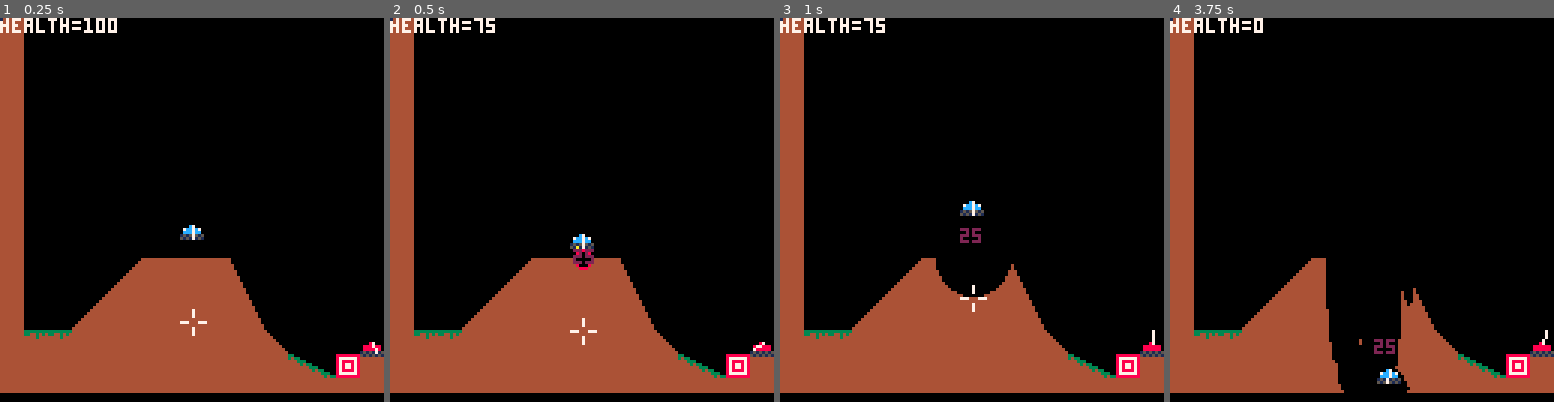
Above: before the commit, frames 1-4 (left to right).
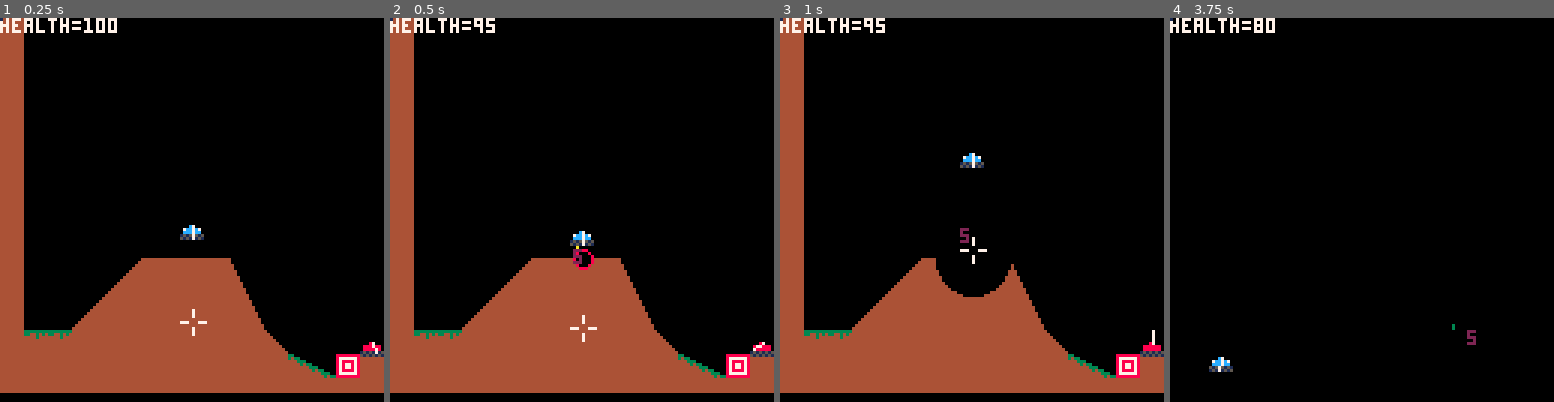
Above: after the commit, the same moments.

Repository: MarrMann/tanks.p8
Game: PICO-8 cartridge tanks.p8
Two runs of this game, one before a commit and one after it. Both use one fixed random seed, a clock stepped at 60 frames per second and the inputs below.
Inputs:
- Up to frame 1 (0.25 s): no input
- Up to frame 2 (0.5 s): tap X (X key) at 0.33 s
- Up to frame 3 (1 s): no input
- Up to frame 4 (3.75 s): tap X (X key) at 1.07, 1.85, 2.97 s; hold Right 1.6-2.1 s; hold Up 2.15-2.42 s; hold Right 2.47-3.03 s; hold Left 3.08-3.58 s; hold Down from 3.63 s (still down)

Frame 1 is identical in both runs. In frame 2, 0.4% of the frame differs, in the area x 21-54%, y 0-86%; in frame 3, 0.6%; in frame 4, 20%, in the area x 0-100%, y 0-98%.

Commit message:
knockback finished

Diff:
--- a/tanks.p8
+++ b/tanks.p8
@@ -86,24 +86,28 @@
 	p.move = false
 
 	// movement
-	if btn(⬅️) then
-		local target_x = p.x-1
-		local target_y = get_ground(flr(target_x),fl_y)
-		local angle = atan2(-1,(fl_y-target_y))
-		if (angle > 0.25 and angle < 0.7) then
-			p.x += cos(angle) * 0.5
-			p.y -= sin(angle) * 0.5
-		end
-	end
-	if btn(➡️) then
-		local target_x = p.x+1
-		local target_y = get_ground(flr(target_x),fl_y)
-		local angle = atan2(1,(fl_y-target_y))
-		if (angle < 0.25 or angle > 0.8) then
-		 p.x += cos(angle) * 0.5
-		 p.y -= sin(angle) * 0.5
-	 end
-	end
+	if not p.is_knocked then
+		if btn(⬅️) then
+			local target_x = p.x-1
+			local target_y = get_ground(flr(target_x),fl_y)
+			local angle = atan2(-1,(fl_y-target_y))
+			if (angle > 0.25 and angle < 0.7) then
+				p.x += cos(angle) * 0.5
+				p.y -= sin(angle) * 0.5
+			end
+		end
+		if btn(➡️) then
+			local target_x = p.x+1
+			local target_y = get_ground(flr(target_x),fl_y)
+			local angle = atan2(1,(fl_y-target_y))
+			if (angle < 0.25 or angle > 0.8) then
+				p.x += cos(angle) * 0.5
+				p.y -= sin(angle) * 0.5
+			end
+		end
+	end
+
+	// shooting
 	if btn(❎) then //holding ❎
 		x_hold_frames += 1
 	elseif x_hold_frames > 0 then
@@ -171,7 +175,7 @@
 
 function update_player()
 	// gravity
-	if not p.move then
+	if not p.move and not p.is_knocked then
 		local grnd = get_ground(flr(p.x),flr(p.y))
 		if grnd > p.y then
 			p.y += 1
@@ -392,7 +396,7 @@
 		 	r=12,
 		 	cur_r=1,
 		 	hit_ids={},
-		 	dmg=25,
+		 	dmg=5,
 				force=4})
 
 		 // map/dirt particles
@@ -517,8 +521,9 @@
 					del(dumb_enemies,e)
 				else
 					e.is_knocked=true
-					e.xvel=0
-					e.yvel=-4
+					local f_x, f_y=get_knockback(e,exp)
+					e.xvel=f_x
+					e.yvel=f_y
 					add(knocked_entities,e)
 				end
 			end
@@ -636,7 +641,6 @@
 	local scaling=1-(exp.cur_r/exp.r)
 	local x=norm_x*scaling*exp.force
 	local y=norm_y*scaling*exp.force
-	printh('rawx='..raw_dir_x..' rawy='..raw_dir_y..'x='..x..' y='..y..' s='..scaling, '@clip')
 	return x, -abs(y)
 end
 
@@ -923,21 +927,6 @@
 end
 -->8
 // todo
-
-//hitting players/enemies/targets
-///+distance function
-///+enemy drawing (missing turret)
-///+health
-///+explosion hit detection
-///+save ids in explosion
-///+visuals when taking damage (text)
-///*knockback
-////+add knockback stat to explosions
-////+knockback linear scaling from center
-////+knockback direction
-////*disable movement during knockback?
-////*add and test knockback to enemies
-////*remove debug
 
 // implement dumb enemies
 //they shoot semi-randomly and don't
